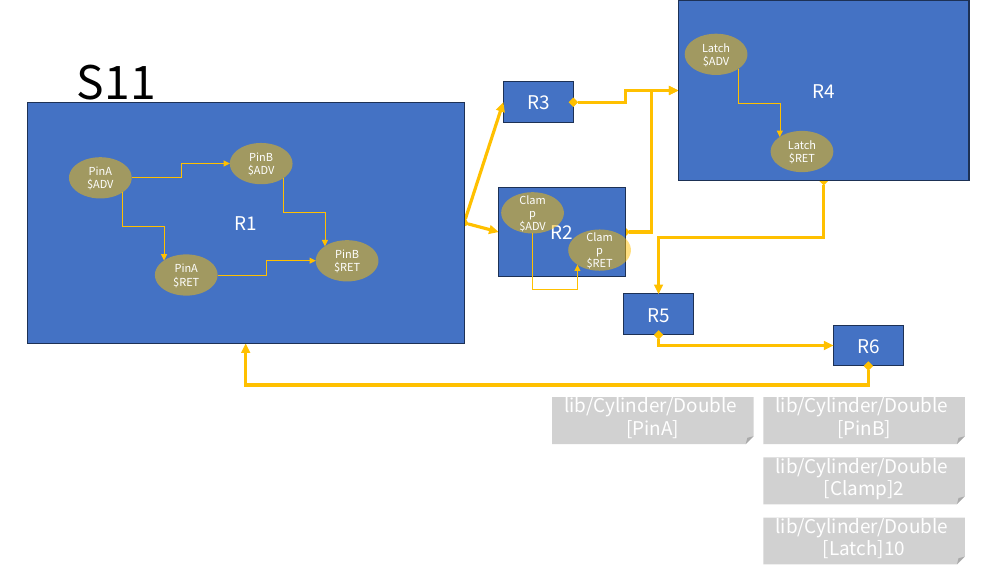
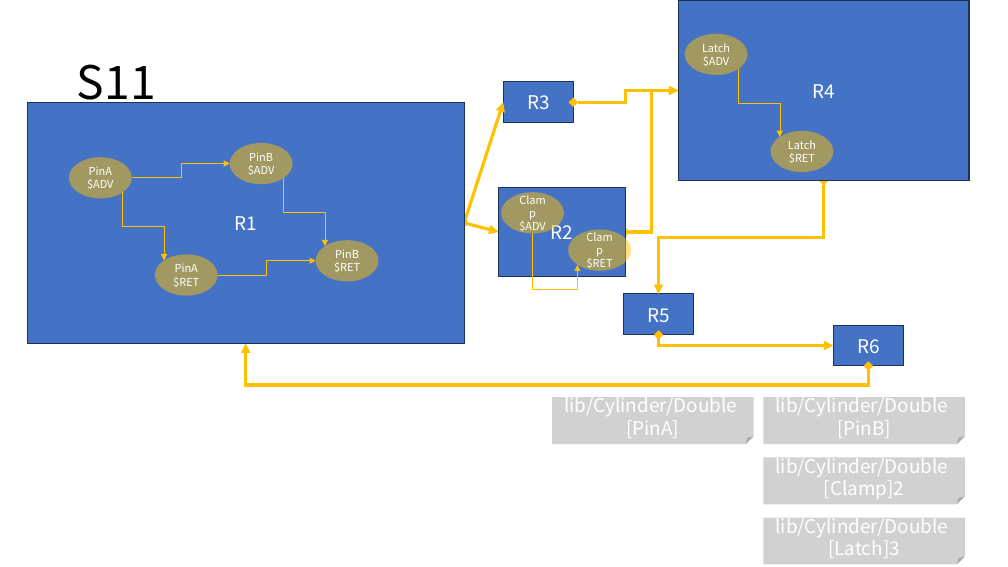
Before and after one commit to DualsoftDev/ds, a slide deck: slide 9 of DsDotNet/src/UnitTest/UnitTest.Model/ImportOfficeExample/Sample/s.pptx. Drawn at 1008x567 pixels with LibreOffice and Linux fonts; fonts in the diff are those of the drawing. Boxes give left, top, right and bottom in pixels: in the first picture for what was removed or moved away, otherwise in the second. Text is boxed around its words. In the diff, an @@ line names an element or a change of style, - is before the commit and + after.

```diff
--- a/DsDotNet/src/UnitTest/UnitTest.Model/ImportOfficeExample/Sample/s.pptx
+++ b/DsDotNet/src/UnitTest/UnitTest.Model/ImportOfficeExample/Sample/s.pptx
@@ text in folded corner at bbox=[828, 540, 900, 558]: text changed @@
-[Latch]10
+[Latch]3
```
Also in this commit, not shown: 1 other slide changed, 16 other files.
